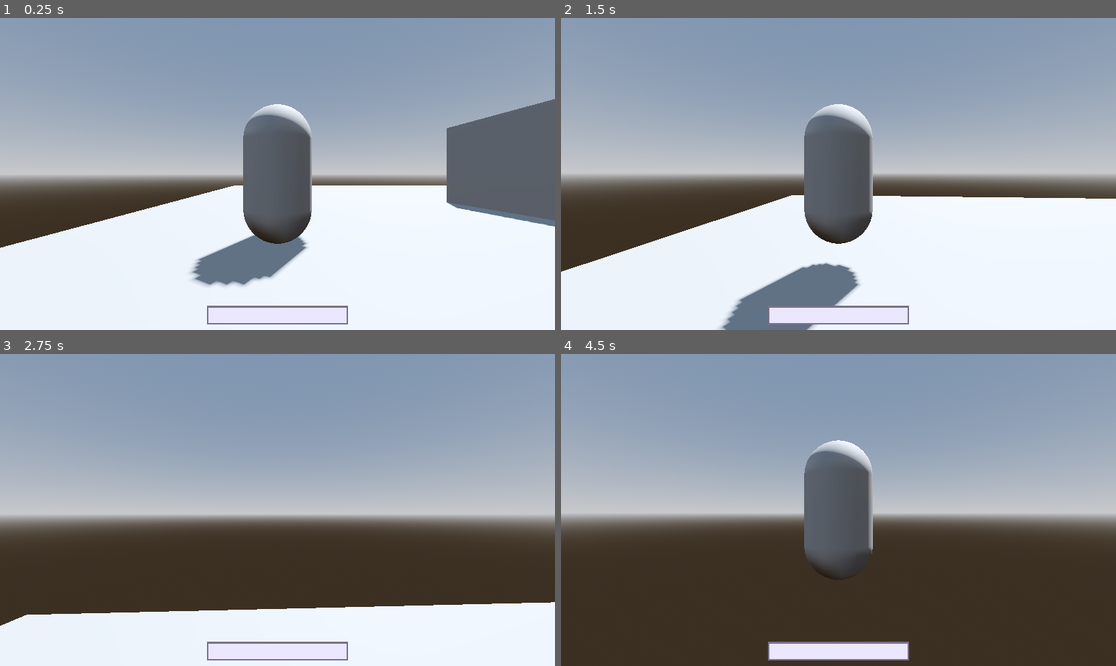
Above: before the commit, frames 1-4 (two rows, left to right).
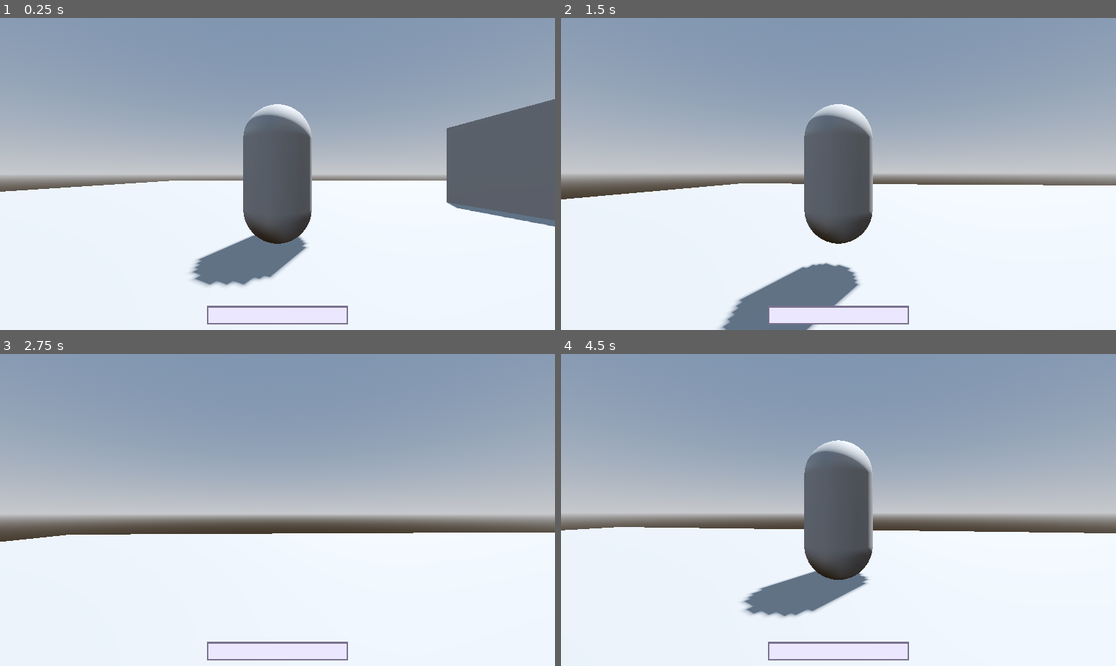
Above: after the commit, the same moments.

Repository: CrispyMD/Escape-The-Establishment
Game: Godot game, scene res://scenes/main_level.tscn
Same seed, same stepped clock (60 frames per second), same inputs: the game is played once before the commit and once after it.
Inputs (mouse positions are in pixels of both pictures, inside the frame that each line leads up to):
- Up to frame 1 (0.25 s): no input
- Up to frame 2 (1.5 s): tap Enter at 0.5 s; move the mouse to (866, 174) at 0.52 s; hold W (forward) from 0.53 s (still down); tap Q (ability) at 0.6 s; tap Space (jump) at 0.77 s; move the mouse to (810, 174) at 1.27 s; tap E (interact) at 1.35 s
- Up to frame 3 (2.75 s): keep holding W (forward); tap Space (jump) at 1.52 s; move the mouse to (288, 503) at 2.02 s; tap F (switch_pov) at 2.1 s
- Up to frame 4 (4.5 s): keep holding W (forward); move the mouse to (832, 516) at 2.77 s; tap Q (ability) at 2.85 s; tap Space (jump) at 3.02, 3.77 s; move the mouse to (877, 513) at 3.52 s; tap E (interact) at 3.6 s; move the mouse to (794, 506) at 4.27 s; tap F (switch_pov) at 4.35 s

The runs differ from the first frame. In frame 1, 4.7% of the frame differs, in the area x 0-98%, y 52-74%; in frame 2, 7.7%; in frame 3, 24%; in frame 4, 40%, in the area x 0-100%, y 55-100%.

Commit message:
Fixed FailedSkillCheck sprite size and visibility

Diff:
--- a/Escape The Establishment/scenes/computer.tscn
+++ b/Escape The Establishment/scenes/computer.tscn
@@ -62,9 +62,10 @@
 [node name="StartNeedleRotationTimer" type="Timer" parent="."]
 
 [node name="ComputerFailSprite" type="Sprite3D" parent="."]
-transform = Transform3D(0.22, 0, 0, 0, 0.22, 0, 0, 0, 0.22, 1.18024, 3.83709, 0.0579631)
-visible = false
+transform = Transform3D(0.0509027, 0, 0, 0, 0.0509027, 0, 0, 0, 0.220012, 1.18024, 3.07301, 0.0579631)
 billboard = 1
+no_depth_test = true
+fixed_size = true
 texture = ExtResource("3_nhl2q")
 
 [node name="RedScreen" type="MeshInstance3D" parent="."]
--- a/Escape The Establishment/scenes/main_level.tscn
+++ b/Escape The Establishment/scenes/main_level.tscn
@@ -36,7 +36,7 @@
 transform = Transform3D(0.7, 0, 0, 0, 0.7, 0, 0, 0, 0.7, -4.75627, 0.0933901, 6.9935)
 
 [node name="Plane" type="MeshInstance3D" parent="."]
-transform = Transform3D(25.2525, 0, 0, 0, 0.186781, 0, 0, 0, 28.9311, 0, 0, 0)
+transform = Transform3D(48.4744, 0, 0, 0, 0.186781, 0, 0, 0, 55.5358, 0, 0, 0)
 mesh = SubResource("BoxMesh_t0s5s")
 
 [node name="StaticBody3D" type="StaticBody3D" parent="Plane"]
